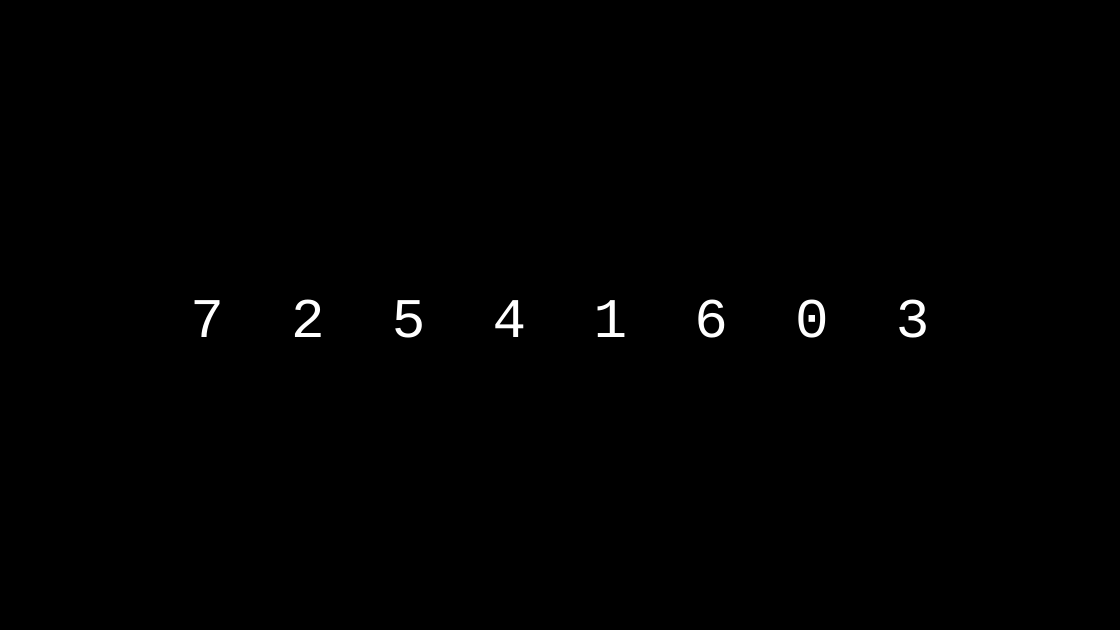
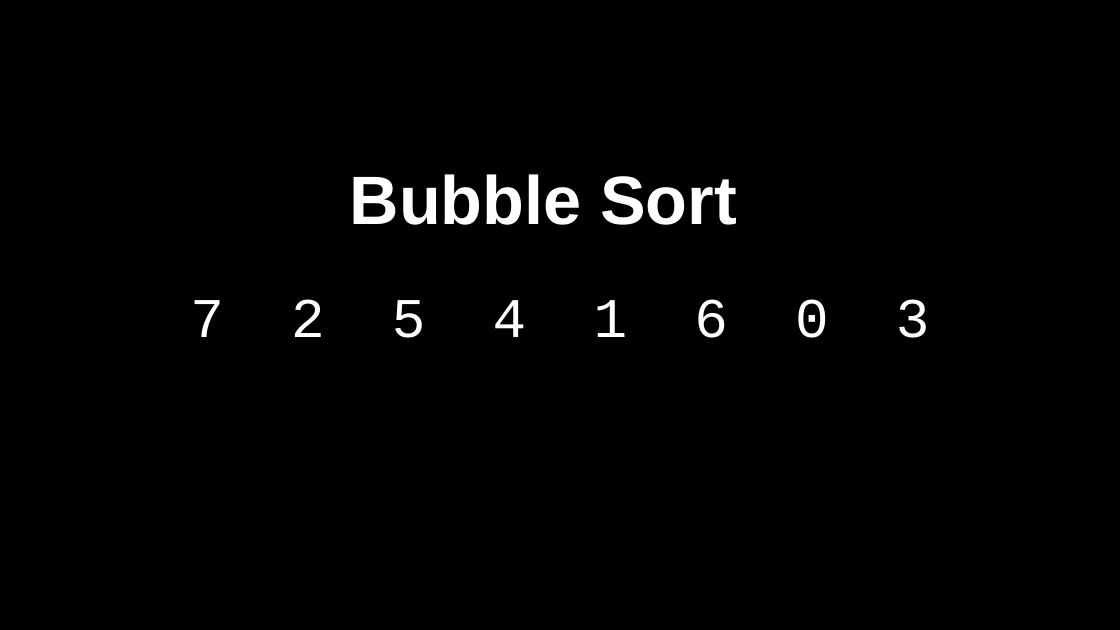
Before and after one commit to SQ4007-2025/website, a slide deck: slide 66 of lectures/slides_4.pptx. Drawn at 1120x630 pixels with LibreOffice and Linux fonts; fonts in the diff are those of the drawing. Boxes give left, top, right and bottom in pixels: in the first picture for what was removed or moved away, otherwise in the second. Text is boxed around its words. In the diff, an @@ line names an element or a change of style, - is before the commit and + after.

```diff
--- a/lectures/slides_4.pptx
+++ b/lectures/slides_4.pptx
@@ text added at bbox=[350, 174, 737, 225], 44 pt, text #FFFFFF, bold @@
+Bubble Sort
```
Also in this commit, not shown: 1 slide removed.
